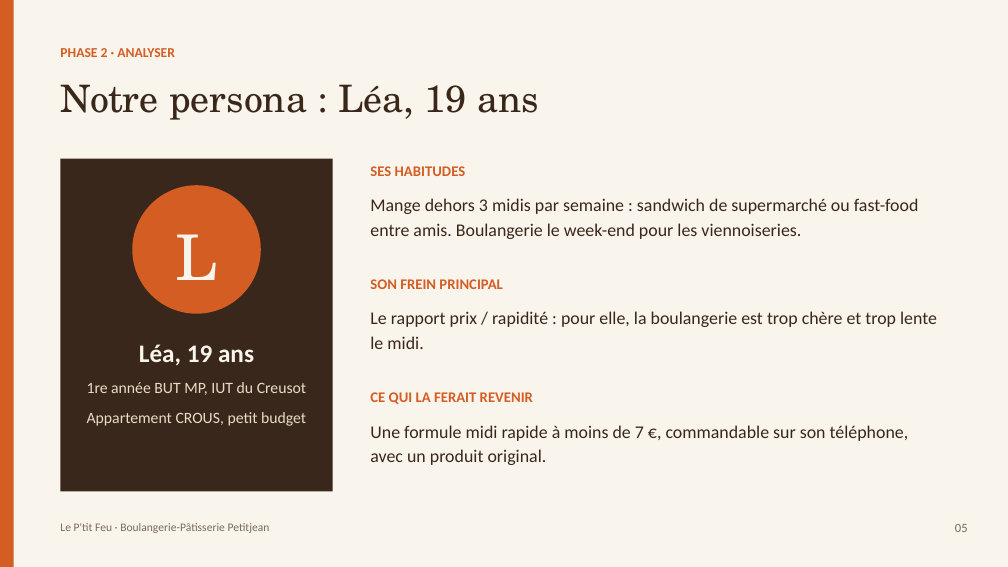
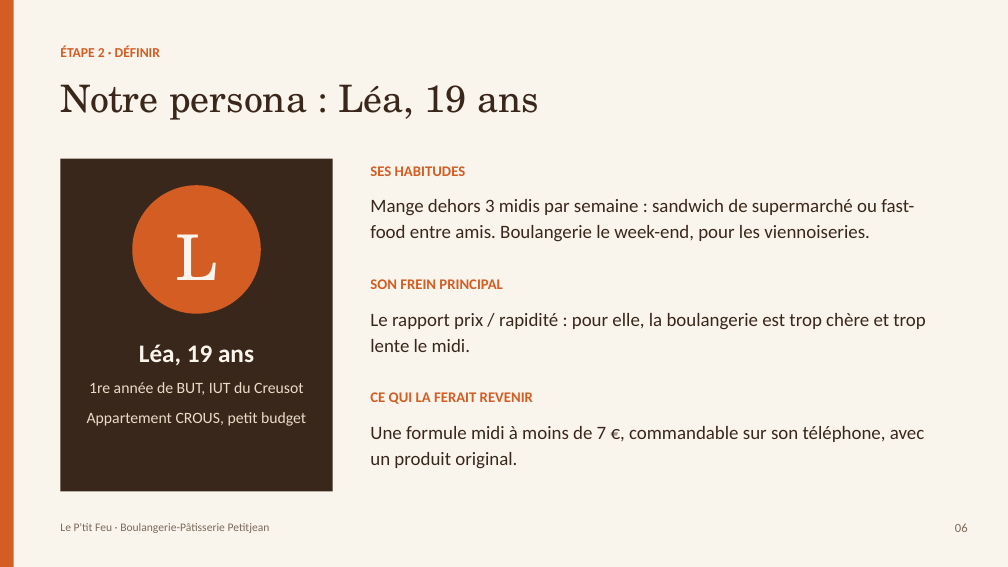
Before and after one commit to matheoguz/Devoir-TC-, a slide deck: slide 6 of design-thinking-petitjean/Le-Ptit-Feu-diapo.pptx (slide 5 before the commit). Drawn at 1008x567 pixels with LibreOffice and Linux fonts; fonts in the diff are those of the drawing. Boxes give left, top, right and bottom in pixels: in the first picture for what was removed or moved away, otherwise in the second. Text is boxed around its words. In the diff, an @@ line names an element or a change of style, - is before the commit and + after.

```diff
--- a/design-thinking-petitjean/Le-Ptit-Feu-diapo.pptx
+++ b/design-thinking-petitjean/Le-Ptit-Feu-diapo.pptx
@@ text at [60, 46, 160, 57]: text changed @@
-PHASE 2 · ANALYSER
+ÉTAPE 2 · DÉFINIR
@@ text at [370, 199, 914, 242]: text changed; size 17 to 18 pt @@
-Mange dehors 3 midis par semaine : sandwich de supermarché ou fast-food entre amis. Boulangerie le week-end pour les viennoiseries.
+Mange dehors 3 midis par semaine : sandwich de supermarché ou fast-food entre amis. Boulangerie le week-end, pour les viennoiseries.
@@ text "Le rapport prix / rapidité ..." at [370, 313, 925, 352]: size 17 to 18 pt @@
@@ text at [89, 382, 303, 395]: text changed @@
-1re année BUT MP, IUT du Creusot
+1re année de BUT, IUT du Creusot
@@ text at [370, 426, 924, 469]: text changed; size 17 to 18 pt @@
-Une formule midi rapide à moins de 7 €, commandable sur son téléphone, avec un produit original.
+Une formule midi à moins de 7 €, commandable sur son téléphone, avec un produit original.
@@ text at [955, 523, 968, 532]: text changed @@
-05
+06
```
Also in this commit, not shown: 11 other slides changed, 6 slides added, 2 slides removed, 4 other files.
